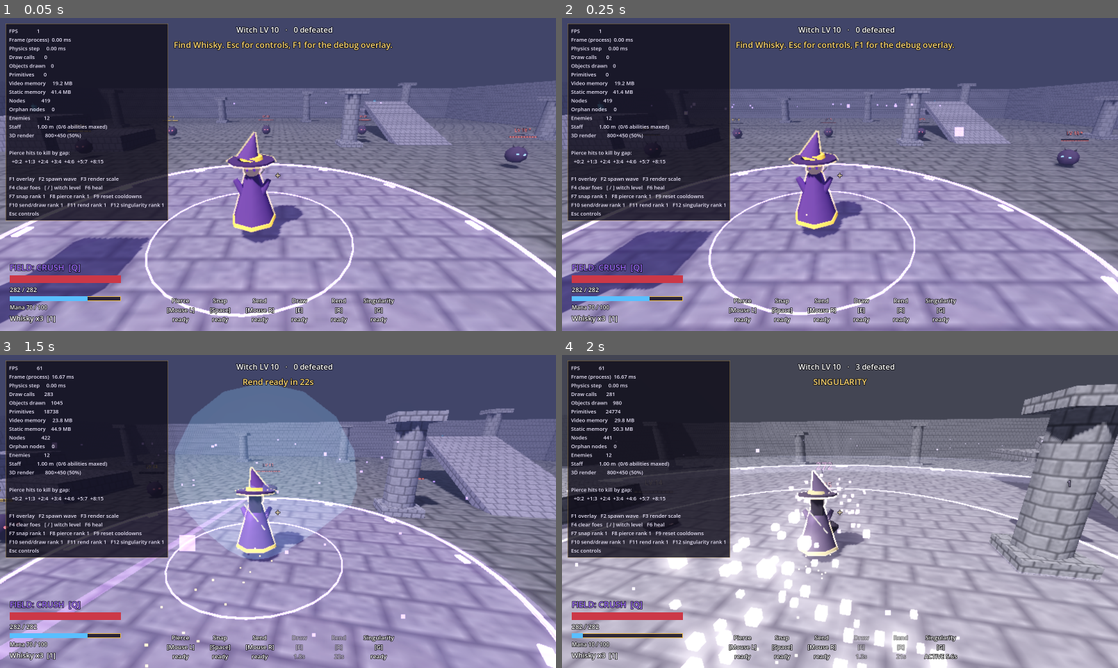
Above: before the commit, frames 1-4 (two rows, left to right).
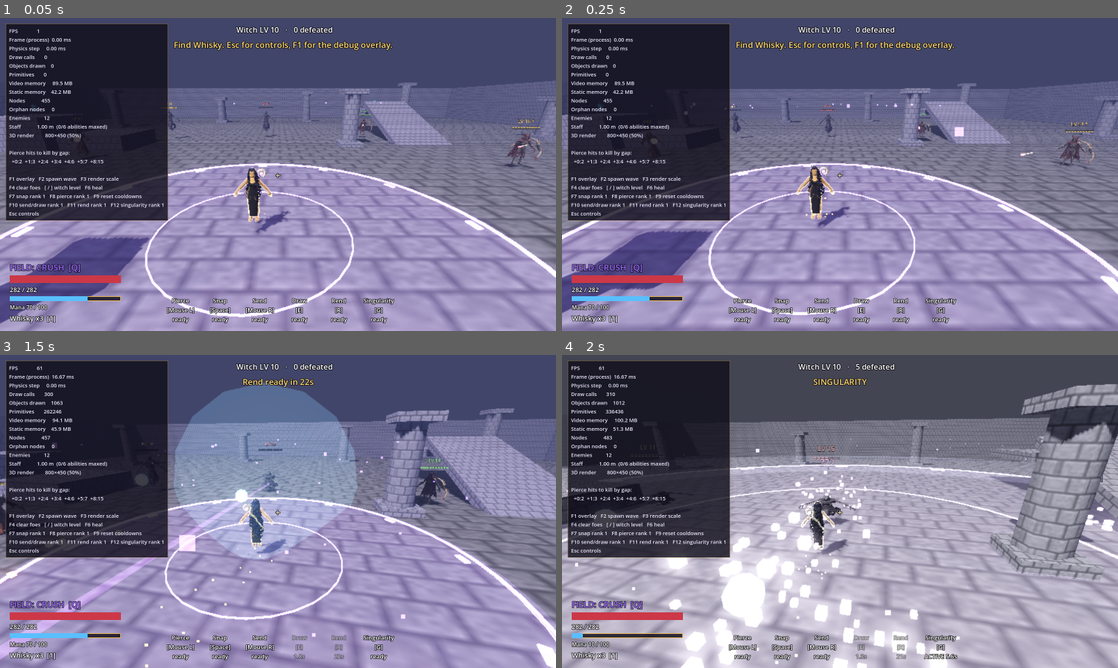
Above: after the commit, the same moments.

Repository: neonamagashi/Lag-9
Game: Godot game, scene res://scenes/main.tscn
Two runs of this game, one before a commit and one after it. Both use one fixed random seed, a clock stepped at 60 frames per second and the inputs below.
Inputs (mouse positions are in pixels of both pictures, inside the frame that each line leads up to):
- Up to frame 1 (0.05 s): no input
- Up to frame 2 (0.25 s): no input
- Up to frame 3 (1.5 s): tap Enter at 0.5 s; move the mouse to (305, 511) at 0.52 s; hold E (draw) 0.53-1.28 s; hold W (move_forward) from 0.53 s (still down); click (305, 511) at 0.67 s; tap R (rend) at 0.8, 1.35 s; move the mouse to (250, 511) at 1.27 s
- Up to frame 4 (2 s): keep holding W (move_forward); tap G (singularity) at 1.55 s

The runs differ from the first frame. In frame 1, 2.9% of the frame differs, in the area x 8-98%, y 20-72%; in frame 2, 2.8%; in frame 3, 2.5%; in frame 4, 3.4%, in the area x 5-100%, y 2-84%.

Commit message:
New witch body and hair, five enemy types with ranged attacks
Witch
- Bald quad-remeshed body oriented and scaled through its file transform
  (mesh, quads and all material maps untouched); slit texture fixed and
  scalp painted hair-colored
- Curly wig reduced from 1.4M to 6k triangles, flipped and fitted to her
  head; sways with a vertex shader (trails movement, droops in Crush,
  floats up and out in Lift); dimmer aura on the hair
- Old witch models removed; staff path updated

Enemies
- Gnawling, Glutton, Acolyte, Seer and Archer loaded from their models and
  fitted at load (turned, scaled to set heights, grounded); bow reduced
  from 1.4M to 3k triangles and placed in the archer's hand
- Types in scripts/enemy_types.gd: melee swarmer and tank; ranged casters
  that hold distance and strafe
- Projectiles: fireballs and arrows are physical and crushed by her field,
  void bolts home in and pass through
- Four new synthesized sounds for casting, shooting and crushed shots
- Mislabeled binary .gltf files renamed to .glb; rigger FBX zips moved into
  ignored rigger/ folders

Co-Authored-By: Claude Opus 5.5 <noreply@anthropic.com>
Claude-Session: https://claude.ai/code/session_01GkKTZaziSRn9Wa4MEgFswF

Diff:
--- a/scripts/balance_config.gd
+++ b/scripts/balance_config.gd
@@ -149,6 +149,7 @@
 @export var sway_inertia: float = 0.035
 @export var sway_stiffness: float = 60.0
 @export var sway_damping: float = 7.0
+@export var split_hair_sway_amount: float = 0.3
 @export var hat_sway_amount: float = 0.14
 @export var hair_sway_amount: float = 0.07
 
--- a/scripts/enemy.gd
+++ b/scripts/enemy.gd
@@ -5,6 +5,8 @@
 static var _mats := {}
 
 var level := 1
+var kind := "imp"
+var cfg: Dictionary = {}
 var max_hp := 100.0
 var hp := 100.0
 var magical := false
@@ -29,10 +31,12 @@
 var _rend_total := 1.0
 var _rend_lift := false
 var _rend_shards := false
-
-
-func setup(lvl: int) -> Enemy:
+var _strafe_sign := 1.0
+
+
+func setup(lvl: int, enemy_kind := "imp") -> Enemy:
 	level = maxi(1, lvl)
+	kind = enemy_kind
 	magical = randf() < Game.balance.mana_creature_chance
 	return self
 
@@ -41,33 +45,90 @@
 	add_to_group("enemies")
 	collision_layer = 4
 	collision_mask = 1 | 4
-	max_hp = Game.hp_for_level(level)
+	cfg = EnemyTypes.config(kind)
+	max_hp = Game.hp_for_level(level) * float(cfg["hp_mult"])
 	hp = max_hp
 	_phase = randf() * TAU
+	_strafe_sign = 1.0 if randf() < 0.5 else -1.0
 	_ground_y = global_position.y
+	var h := float(cfg["height"])
+	var r := float(cfg["radius"])
 	var col := CollisionShape3D.new()
 	var cap := CapsuleShape3D.new()
-	cap.radius = 0.45
-	cap.height = 1.3
+	cap.radius = r
+	cap.height = maxf(h * 0.95, r * 2.0 + 0.05)
 	col.shape = cap
-	col.position.y = 0.65
+	col.position.y = cap.height * 0.5
 	add_child(col)
-	_ensure_shared()
 	_model = Node3D.new()
 	add_child(_model)
+	var model_path: String = cfg["model"]
+	if model_path != "" and ResourceLoader.exists(model_path):
+		var body := _fit_model((load(model_path) as PackedScene).instantiate(), h)
+		_model.add_child(body)
+		var extra: String = cfg["extra"]
+		if extra != "" and ResourceLoader.exists(extra):
+			_attach_bow((load(extra) as PackedScene).instantiate(), body)
+	else:
+		_build_blob()
+	_label = Label3D.new()
+	_label.billboard = BaseMaterial3D.BILLBOARD_ENABLED
+	_label.font_size = 40
+	_label.outline_size = 8
+	_label.pixel_size = 0.007
+	_label.position.y = h + float(cfg["hover"]) + 0.4
+	add_child(_label)
+
+
+func _build_blob() -> void:
+	_ensure_shared()
 	var eye_mat: Material = _mats.eye_magic if magical else _mats.eye
 	Art.mesh(_meshes.body, _mats.body, Vector3(0, 0.5, 0), _model)
 	Art.mesh(_meshes.horn, _mats.horn, Vector3(-0.2, 0.92, 0), _model).rotation.z = 0.45
 	Art.mesh(_meshes.horn, _mats.horn, Vector3(0.2, 0.92, 0), _model).rotation.z = -0.45
 	Art.mesh(_meshes.eye, eye_mat, Vector3(-0.15, 0.6, 0.4), _model)
 	Art.mesh(_meshes.eye, eye_mat, Vector3(0.15, 0.6, 0.4), _model)
-	_label = Label3D.new()
-	_label.billboard = BaseMaterial3D.BILLBOARD_ENABLED
-	_label.font_size = 40
-	_label.outline_size = 8
-	_label.pixel_size = 0.007
-	_label.position.y = 1.75
-	add_child(_label)
+
+
+func _fit_model(inst: Node3D, height: float) -> Node3D:
+	var holder := Node3D.new()
+	holder.add_child(inst)
+	inst.rotation.y = -PI / 2.0
+	var box := _local_aabb(holder)
+	if box.size.y > 0.0001:
+		var k := height / box.size.y
+		inst.scale = Vector3.ONE * k
+		box = _local_aabb(holder)
+		inst.position = Vector3(-box.get_center().x, -box.position.y, -box.get_center().z)
+	return holder
+
+
+func _local_aabb(root: Node3D) -> AABB:
+	var box := AABB()
+	var first := true
+	for node in root.find_children("*", "MeshInstance3D", true, false):
+		var mi: MeshInstance3D = node
+		var xf := Transform3D.IDENTITY
+		var n: Node = mi
+		while n != root and n is Node3D:
+			xf = (n as Node3D).transform * xf
+			n = n.get_parent()
+		var b := xf * mi.get_aabb()
+		box = b if first else box.merge(b)
+		first = false
+	return box
+
+
+func _attach_bow(bow: Node3D, body: Node3D) -> void:
+	var box := _local_aabb(body)
+	var holder := Node3D.new()
+	holder.add_child(bow)
+	var bb := _local_aabb(holder)
+	var k := float(cfg["height"]) * 0.7 / maxf(bb.size.y, 0.001)
+	bow.scale = Vector3.ONE * k
+	holder.position = Vector3(box.end.x - 0.06, float(cfg["height"]) * 0.5, 0.06)
+	holder.rotation.y = PI / 2.0
+	body.add_child(holder)
 
 
 static func _ensure_shared() -> void:
@@ -109,7 +170,7 @@
 func knock(v: Vector3, stun: float) -> void:
 	if _dead:
 		return
-	var resist := 1.0 / (1.0 + maxf(0.0, gap()) * Game.balance.knock_resist_per_gap)
+	var resist := 1.0 / ((1.0 + maxf(0.0, gap()) * Game.balance.knock_resist_per_gap) * float(cfg.get("mass", 1.0)))
 	_knock_vel = Vector3(v.x, 0, v.z) * resist
 	_knock_t = 0.7
 	_stun_t = maxf(_stun_t, stun)
@@ -276,8 +337,19 @@
 		_knock_vel *= exp(-2.5 * delta)
 	else:
 		var hv := Vector3.ZERO
-		if d > b.enemy_attack_range * 0.85 and lift_to <= 1.0 and _stun_t <= 0.0:
-			hv = dir * b.enemy_speed * speed_mult * ts
+		var spd := float(cfg["speed"])
+		if lift_to <= 1.0 and _stun_t <= 0.0:
+			if cfg["ranged"]:
+				var keep := float(cfg["keep_range"])
+				if d > keep + 2.0:
+					hv = dir * spd
+				elif d < keep - 3.0:
+					hv = -dir * spd * 0.8
+				else:
+					hv = dir.cross(Vector3.UP) * spd * 0.45 * _strafe_sign
+			elif d > float(cfg["attack_range"]) * 0.85:
+				hv = dir * spd
+			hv *= speed_mult * ts
 		velocity.x = move_toward(velocity.x, hv.x, 30.0 * delta)
 		velocity.z = move_toward(velocity.z, hv.z, 30.0 * delta)
 		if d > 0.01 and lift_to <= 1.0:
@@ -300,17 +372,36 @@
 			_airborne = false
 		_ground_y = global_position.y
 
-	if can_attack and d < b.enemy_attack_range and _attack_cd <= 0.0 and not _airborne:
-		_attack_cd = b.enemy_attack_cooldown
+	var dmg := b.enemy_hit_pct * Game.witch_max_hp() * pow(b.level_growth, g) * float(cfg["dmg_mult"])
+	if cfg["ranged"]:
+		if can_attack and d < float(cfg["fire_range"]) and _attack_cd <= 0.0 and not _airborne:
+			_attack_cd = float(cfg["cooldown"]) * randf_range(0.85, 1.15)
+			_fire(w, dmg)
+	elif can_attack and d < float(cfg["attack_range"]) and _attack_cd <= 0.0 and not _airborne:
+		_attack_cd = float(cfg["cooldown"])
 		_lunge = 1.0
-		Sfx.play("enemy_attack", global_position, 0.15, -4.0)
-		var dmg := b.enemy_hit_pct * Game.witch_max_hp() * pow(b.level_growth, g)
+		Sfx.play("enemy_attack", global_position, 0.15, -4.0 if kind != "glutton" else 2.0)
 		w.take_damage(dmg, "melee")
 
 	_squash = lerpf(_squash, target_squash, minf(1.0, delta * 10.0))
 	_model.scale = Vector3(1.0 + (1.0 - _squash) * 0.5, _squash, 1.0 + (1.0 - _squash) * 0.5)
-	_model.position = Vector3(randf_range(-shake, shake), 0, randf_range(-shake, shake)) + Vector3(0, 0, _lunge * 0.4).rotated(Vector3.UP, _model.rotation.y)
+	var hover := float(cfg["hover"])
+	if hover > 0.0:
+		hover += sin(Time.get_ticks_msec() * 0.0025 + _phase) * 0.08
+	_model.position = Vector3(randf_range(-shake, shake), hover, randf_range(-shake, shake)) + Vector3(0, 0, _lunge * 0.4).rotated(Vector3.UP, _model.rotation.y)
 	_tick_labels(delta, g)
+
+
+func _fire(w: Witch, dmg: float) -> void:
+	var proj_kind: String = cfg["projectile"]
+	var h := float(cfg["height"])
+	var facing := Vector3(sin(_model.rotation.y), 0, cos(_model.rotation.y))
+	var from := global_position + Vector3(0, h * 0.62 + float(cfg["hover"]), 0) + facing * 0.5
+	var p := Projectile.new().launch(proj_kind, from, w.field_center(), dmg)
+	get_parent().add_child(p)
+	p.global_position = from
+	_lunge = 0.6
+	Sfx.play({"fireball": "fireball_cast", "void": "void_cast", "arrow": "arrow_shot"}.get(proj_kind, "whiff"), from, 0.1, -2.0)
 
 
 func _check_knock_collisions(speed: float) -> void:
--- /dev/null
+++ b/scripts/enemy_types.gd
@@ -0,0 +1,58 @@
+class_name EnemyTypes
+extends RefCounted
+
+const DEFAULTS := {
+	"model": "",
+	"extra": "",
+	"height": 1.0,
+	"hp_mult": 1.0,
+	"speed": 3.4,
+	"mass": 1.0,
+	"radius": 0.45,
+	"ranged": false,
+	"attack_range": 1.7,
+	"keep_range": 10.0,
+	"fire_range": 18.0,
+	"projectile": "",
+	"dmg_mult": 1.0,
+	"cooldown": 1.2,
+	"hover": 0.0,
+}
+
+const TYPES := {
+	"imp": {},
+	"gnawling": {
+		"model": "res://models/gnawling/gnawling.glb",
+		"height": 0.65, "hp_mult": 0.6, "speed": 4.8, "mass": 0.6, "radius": 0.3,
+		"attack_range": 1.3, "dmg_mult": 0.6, "cooldown": 0.8,
+	},
+	"glutton": {
+		"model": "res://models/glutton/glutton.glb",
+		"height": 3.0, "hp_mult": 3.0, "speed": 2.1, "mass": 3.0, "radius": 0.95,
+		"attack_range": 2.8, "dmg_mult": 2.2, "cooldown": 2.0,
+	},
+	"acolyte": {
+		"model": "res://models/acolyte/acolyte.glb",
+		"height": 1.8, "hp_mult": 0.9, "speed": 2.8, "radius": 0.4,
+		"ranged": true, "keep_range": 9.0, "fire_range": 16.0, "projectile": "fireball",
+		"dmg_mult": 0.9, "cooldown": 2.4,
+	},
+	"seer": {
+		"model": "res://models/seer/seer.glb",
+		"height": 2.3, "hp_mult": 1.1, "speed": 2.2, "radius": 0.4,
+		"ranged": true, "keep_range": 11.0, "fire_range": 18.0, "projectile": "void",
+		"dmg_mult": 1.0, "cooldown": 3.2, "hover": 0.35,
+	},
+	"archer": {
+		"model": "res://models/archer/archer.glb", "extra": "res://models/archer/bow.glb",
+		"height": 1.85, "hp_mult": 0.8, "speed": 3.0, "radius": 0.4,
+		"ranged": true, "keep_range": 14.0, "fire_range": 24.0, "projectile": "arrow",
+		"dmg_mult": 0.8, "cooldown": 1.9,
+	},
+}
+
+
+static func config(kind: String) -> Dictionary:
+	var out: Dictionary = DEFAULTS.duplicate()
+	out.merge(TYPES.get(kind, {}), true)
+	return out
--- a/scripts/main.gd
+++ b/scripts/main.gd
@@ -1,6 +1,12 @@
 extends Node3D
 
-const WAVE_GAPS := [-3, -2, -1, 0, 0, 1, 2, 3, 4, 5, 6, 8]
+const WAVE := [
+	["gnawling", -3], ["gnawling", -2], ["gnawling", -1], ["gnawling", 0],
+	["glutton", 3], ["glutton", 6],
+	["acolyte", 0], ["acolyte", 2],
+	["seer", 1], ["seer", 5],
+	["archer", 0], ["archer", 4],
+]
 
 var witch: Witch
 var rig: CameraRig
@@ -40,10 +46,10 @@
 
 func spawn_wave() -> void:
 	var lvl := Game.balance.witch_level
-	for i in WAVE_GAPS.size():
-		var a := TAU * i / WAVE_GAPS.size() + randf_range(-0.15, 0.15)
+	for i in WAVE.size():
+		var a := TAU * i / WAVE.size() + randf_range(-0.15, 0.15)
 		var r := randf_range(15.0, 22.0)
-		var e := Enemy.new().setup(lvl + WAVE_GAPS[i])
+		var e := Enemy.new().setup(lvl + int(WAVE[i][1]), str(WAVE[i][0]))
 		var flat := Vector3(witch.global_position.x + cos(a) * r, 0, witch.global_position.z + sin(a) * r)
 		e.position = flat.limit_length(34.0) + Vector3(0, 0.3, 0)
 		add_child(e)
@@ -62,7 +68,7 @@
 			debug.toggle()
 		KEY_F2:
 			spawn_wave()
-			hud.show_toast("Spawned a wave (gaps −3 to +8)")
+			hud.show_toast("Spawned a wave: gnawlings, gluttons, acolytes, seers, archers")
 		KEY_F3:
 			hud.show_toast("3D render scale %d%%" % int(debug.cycle_scale() * 100))
 		KEY_F4:
--- /dev/null
+++ b/scripts/projectile.gd
@@ -0,0 +1,112 @@
+class_name Projectile
+extends Node3D
+
+const SPEEDS := {"fireball": 11.0, "void": 7.0, "arrow": 26.0}
+const COLORS := {"fireball": Color(1.0, 0.5, 0.15), "void": Color(0.45, 0.95, 0.9), "arrow": Color(1.0, 0.25, 0.2)}
+
+static var _meshes := {}
+static var stats := {"fired": 0, "crushed": 0, "hit": 0}
+
+var kind := "fireball"
+var velocity := Vector3.ZERO
+var damage := 10.0
+var physical := true
+var _life := 5.0
+var _t := 0.0
+var _body: Node3D
+
+
+func launch(k: String, from: Vector3, target: Vector3, dmg: float) -> Projectile:
+	kind = k
+	damage = dmg
+	physical = kind != "void"
+	velocity = (target - from).normalized() * SPEEDS.get(kind, 10.0)
+	return self
+
+
+func _ready() -> void:
+	add_to_group("projectiles")
+	stats["fired"] += 1
+	_build()
+	if kind == "arrow" and velocity.length() > 0.01:
+		look_at(global_position + velocity, Vector3.UP if absf(velocity.normalized().y) < 0.95 else Vector3.RIGHT)
+
+
+func _build() -> void:
+	if _meshes.is_empty():
+		var orb := SphereMesh.new()
+		orb.radius = 0.18
+		orb.height = 0.36
+		orb.radial_segments = 8
+		orb.rings = 4
+		var shaft := BoxMesh.new()
+		shaft.size = Vector3(0.04, 0.04, 0.75)
+		var tip := BoxMesh.new()
+		tip.size = Vector3(0.08, 0.08, 0.12)
+		_meshes = {"orb": orb, "shaft": shaft, "tip": tip}
+	_body = Node3D.new()
+	add_child(_body)
+	var c: Color = COLORS.get(kind, Color.WHITE)
+	match kind:
+		"arrow":
+			Art.mesh(_meshes.shaft, Art.mat(Color(0.86, 0.82, 0.72)), Vector3.ZERO, _body)
+			Art.mesh(_meshes.tip, Art.glow(c, 1.0), Vector3(0, 0, -0.42), _body)
+		"void":
+			Art.mesh(_meshes.orb, Art.glow(Color(0.3, 0.1, 0.5), 1.0), Vector3.ZERO, _body)
+			var halo := Art.mesh(_meshes.orb, Art.glow(c, 0.6), Vector3.ZERO, _body)
+			halo.scale = Vector3.ONE * 1.6
+		_:
+			Art.mesh(_meshes.orb, Art.glow(c, 1.0), Vector3.ZERO, _body)
+			var core := Art.mesh(_meshes.orb, Art.glow(Color(1.0, 0.9, 0.5), 1.0), Vector3.ZERO, _body)
+			core.scale = Vector3.ONE * 0.55
+
+
+func _physics_process(delta: float) -> void:
+	var w := Game.witch
+	var dt := delta * Game.enemy_time_scale
+	_life -= dt
+	_t += dt
+	if _life <= 0.0 or not w:
+		queue_free()
+		return
+	if kind == "void":
+		var want := (w.field_center() - global_position).normalized() * float(SPEEDS["void"])
+		velocity = velocity.slerp(want, minf(1.0, 0.9 * dt))
+		_body.scale = Vector3.ONE * (1.0 + sin(_t * 12.0) * 0.15)
+	elif kind == "fireball":
+		_body.rotation += Vector3(4, 6, 0) * dt
+	var next := global_position + velocity * dt
+	var q := PhysicsRayQueryParameters3D.create(global_position, next, 1)
+	var hit := get_world_3d().direct_space_state.intersect_ray(q)
+	if hit:
+		_pop(hit.position, "projectile_crushed", -6.0)
+		return
+	global_position = next
+	if kind == "arrow" and velocity.length() > 0.01:
+		look_at(global_position + velocity, Vector3.UP if absf(velocity.normalized().y) < 0.95 else Vector3.RIGHT)
+	var dist := global_position.distance_to(w.field_center())
+	if physical and w.field_on and dist < w.field_radius():
+		_crushed(w)
+		return
+	if dist < 0.75:
+		stats["hit"] += 1
+		w.take_damage(damage, "projectile")
+		_pop(global_position, "impact", -4.0)
+
+
+func _crushed(w: Witch) -> void:
+	var c: Color = COLORS.get(kind, Color.WHITE)
+	if w.field_mode == Witch.FieldMode.LIFT:
+		Art.ring_pulse(get_parent(), global_position, Witch.LIFT_COLOR, 0.8, 0.25)
+	else:
+		Art.ring_pulse(get_parent(), global_position, Witch.CRUSH_COLOR, 0.8, 0.25)
+	Art.burst(get_parent(), global_position, c, 16)
+	Sfx.play("projectile_crushed", global_position, 0.1, -3.0)
+	stats["crushed"] += 1
+	queue_free()
+
+
+func _pop(pos: Vector3, sound: String, vol: float) -> void:
+	Art.burst(get_parent(), pos, COLORS.get(kind, Color.WHITE), 12)
+	Sfx.play(sound, pos, 0.1, vol)
+	queue_free()
--- a/scripts/witch.gd
+++ b/scripts/witch.gd
@@ -6,8 +6,11 @@
 
 enum FieldMode { CRUSH, LIFT }
 
-const MODEL_PATH := "res://models/witch.glb"
-const RIGGED_PATH := "res://models/witch_rigged.glb"
+const RIGGED_PATH := "res://models/witch/witch_rigged.glb"
+const BODY_PATH := "res://models/witch/witch_body.glb"
+const HAIR_PATH := "res://models/witch/witch_hair.glb"
+const HAIR_SHADER := preload("res://shaders/hair.gdshader")
+const HAIR_AURA_SHADER := preload("res://shaders/hair_aura.gdshader")
 const HAIR_CHAINS := [
 	["Hair_Back_1", "Hair_Back_4"],
 	["Hair_BackL_1", "Hair_BackL_4"],
@@ -18,7 +21,7 @@
 const BODY_SHADER := preload("res://shaders/witch_body.gdshader")
 const AURA_SHADER := preload("res://shaders/witch_aura.gdshader")
 const STAFF_SHADER := preload("res://shaders/staff.gdshader")
-const STAFF_PATH := "res://models/staff.glb"
+const STAFF_PATH := "res://models/witch/staff.glb"
 const STONE_LOCAL := Vector3(0, 0.354, 0)
 const CRUSH_COLOR := Color(0.62, 0.42, 1.0)
 const LIFT_COLOR := Color(0.36, 0.85, 1.0)
@@ -57,6 +60,9 @@
 var _aura_shader_mats: Array[ShaderMaterial] = []
 var _sway := Vector3.ZERO
 var _rigged := false
+var _split_model := false
+var _hair_mats: Array[ShaderMaterial] = []
+var _lift_amount := 0.0
 var _skeleton: Skeleton3D
 var _hair_sim: SpringBoneSimulator3D
 var _skel_unit := 1.0
@@ -713,11 +719,15 @@
 			if node.skin:
 				node.custom_aabb = AABB(Vector3(-1.5, -0.5, -1.5), Vector3(3, 3.5, 3))
 		_setup_hair_physics(inst)
-	elif ResourceLoader.exists(MODEL_PATH):
-		var scene: PackedScene = load(MODEL_PATH)
-		var inst := scene.instantiate()
-		_model.add_child(inst)
-		_apply_model_shaders(inst)
+	elif ResourceLoader.exists(BODY_PATH):
+		var body: Node3D = (load(BODY_PATH) as PackedScene).instantiate()
+		_model.add_child(body)
+		_apply_model_shaders(body)
+		_split_model = true
+		if ResourceLoader.exists(HAIR_PATH):
+			var hair: Node3D = (load(HAIR_PATH) as PackedScene).instantiate()
+			_model.add_child(hair)
+			_apply_hair_shaders(hair)
 	else:
 		_build_placeholder()
 	_build_staff()
@@ -824,6 +834,25 @@
 	_staff_glow.modulate.a = clampf(0.35 + 0.08 * maxed, 0.0, 0.9) * pulse
 
 
+func _apply_hair_shaders(root: Node) -> void:
+	for node in root.find_children("*", "MeshInstance3D", true, false):
+		var mi: MeshInstance3D = node
+		for i in mi.mesh.get_surface_count():
+			var src := mi.get_active_material(i) as BaseMaterial3D
+			var hair := ShaderMaterial.new()
+			hair.shader = HAIR_SHADER
+			if src and src.albedo_texture:
+				hair.set_shader_parameter("albedo_tex", src.albedo_texture)
+			var aura := ShaderMaterial.new()
+			aura.shader = HAIR_AURA_SHADER
+			aura.set_shader_parameter("aura_color", Color(GOLD, 0.12))
+			aura.set_shader_parameter("grow", 0.006)
+			hair.next_pass = aura
+			mi.set_surface_override_material(i, hair)
+			_hair_mats.append(hair)
+			_hair_mats.append(aura)
+
+
 func _apply_model_shaders(root: Node) -> void:
 	for node in root.find_children("*", "MeshInstance3D", true, false):
 		var mi: MeshInstance3D = node
@@ -939,8 +968,19 @@
 	_sway_vel *= exp(-b.sway_damping * delta)
 	_sway += _sway_vel * delta
 	var local := _model.global_basis.orthonormalized().inverse() * _sway
-	var hat_amt := 0.0 if _rigged else b.hat_sway_amount
-	var hair_amt := 0.0 if _rigged else b.hair_sway_amount
+	var hat_amt := 0.0 if (_rigged or _split_model) else b.hat_sway_amount
+	var hair_amt := 0.0 if (_rigged or _split_model) else b.hair_sway_amount
+	var lift_goal := 0.0
+	if field_on and field_mode == FieldMode.LIFT:
+		lift_goal = 1.5 if singularity_t > 0.0 else 1.0
+	_lift_amount = lerpf(_lift_amount, lift_goal, minf(1.0, delta * 3.0))
+	var hair_sway := local
+	if field_on and field_mode == FieldMode.LIFT:
+		hair_sway -= _model.global_basis.orthonormalized().inverse() * (Vector3.UP * b.sway_lift_bias)
+	for m in _hair_mats:
+		m.set_shader_parameter("sway", hair_sway)
+		m.set_shader_parameter("lift", _lift_amount)
+		m.set_shader_parameter("amount", b.split_hair_sway_amount)
 	for m in _body_mats:
 		m.set_shader_parameter("sway", local)
 		m.set_shader_parameter("hat_amount", hat_amt)
--- /dev/null
+++ b/shaders/hair.gdshader
@@ -0,0 +1,15 @@
+shader_type spatial;
+render_mode diffuse_lambert, specular_disabled, vertex_lighting, cull_disabled;
+
+#include "res://shaders/hair_deform.gdshaderinc"
+
+uniform sampler2D albedo_tex : source_color, filter_linear_mipmap;
+
+void vertex() {
+	VERTEX = hair_deform(VERTEX, TIME);
+}
+
+void fragment() {
+	ALBEDO = texture(albedo_tex, UV).rgb;
+	ROUGHNESS = 1.0;
+}
--- /dev/null
+++ b/shaders/hair_aura.gdshader
@@ -0,0 +1,16 @@
+shader_type spatial;
+render_mode unshaded, cull_front, blend_add, depth_draw_never;
+
+#include "res://shaders/hair_deform.gdshaderinc"
+
+uniform vec4 aura_color : source_color = vec4(1.0, 0.78, 0.25, 0.45);
+uniform float grow = 0.012;
+
+void vertex() {
+	VERTEX = hair_deform(VERTEX, TIME) + NORMAL * grow;
+}
+
+void fragment() {
+	ALBEDO = aura_color.rgb;
+	ALPHA = aura_color.a;
+}
--- /dev/null
+++ b/tests/enemy_shot.gd
@@ -0,0 +1,36 @@
+extends Node
+
+var main: Node
+var frames := 0
+
+
+func _ready() -> void:
+	main = load("res://scenes/main.tscn").instantiate()
+	add_child(main)
+
+
+func _process(_delta: float) -> void:
+	frames += 1
+	var w: Witch = Game.witch
+	if frames == 2:
+		get_tree().call_group("enemies", "queue_free")
+		main.debug.toggle()
+		w.field_on = false
+		w.global_position = Vector3(0, 0.2, 6)
+		w.reset_physics_interpolation()
+		var kinds := ["gnawling", "glutton", "acolyte", "seer", "archer"]
+		for i in kinds.size():
+			var e := Enemy.new().setup(Game.balance.witch_level, kinds[i])
+			e.position = Vector3(-6 + i * 3.0, 0.3, 0)
+			main.add_child(e)
+		Game.enemy_time_scale = 0.0
+		w.rig.yaw = 0.0
+		w.rig.pitch = -0.18
+		w.rig.arm.spring_length = 7.0
+	if frames == 40:
+		for e in get_tree().get_nodes_in_group("enemies"):
+			e._model.rotation.y = 0.0
+	if frames == 60:
+		get_viewport().get_texture().get_image().save_png(OS.get_environment("SHOT_DIR") + "/enemies_lineup.png")
+		print("saved")
+		get_tree().quit()
--- /dev/null
+++ b/tests/enemy_shot.tscn
@@ -0,0 +1,6 @@
+[gd_scene load_steps=2 format=3]
+
+[ext_resource type="Script" path="res://tests/enemy_shot.gd" id="1"]
+
+[node name="EnemyShot" type="Node"]
+script = ExtResource("1")
--- /dev/null
+++ b/tests/enemy_test.gd
@@ -0,0 +1,57 @@
+extends Node
+
+var main: Node
+var frames := 0
+var by_kind := {}
+
+
+func _ready() -> void:
+	main = load("res://scenes/main.tscn").instantiate()
+	add_child(main)
+
+
+func _reset_stats() -> void:
+	for k in Projectile.stats:
+		Projectile.stats[k] = 0
+
+
+func _place(kind: String, gap: int, pos: Vector3) -> Enemy:
+	var e := Enemy.new().setup(Game.balance.witch_level + gap, kind)
+	e.position = pos
+	main.add_child(e)
+	return e
+
+
+func _physics_process(_delta: float) -> void:
+	frames += 1
+	var w: Witch = Game.witch
+	match frames:
+		3:
+			get_tree().call_group("enemies", "queue_free")
+			w.global_position = Vector3(0, 0.2, 0)
+			w.reset_physics_interpolation()
+		5:
+			for k in ["gnawling", "glutton", "acolyte", "seer", "archer"]:
+				var e := _place(k, 6 if k == "glutton" else 5, Vector3(randf_range(-3, 3), 0.3, -18 - randf_range(0, 4)))
+				var box: AABB = e._local_aabb(e._model)
+				by_kind[k] = e
+				print("%-9s fitted height %.2f m  width %.2f  hp %d  collider r %.2f" % [k, box.size.y, maxf(box.size.x, box.size.z), int(e.max_hp), float(e.cfg["radius"])])
+			_reset_stats()
+			w.reset_stats()
+			w.field_on = true
+		600:
+			print("FIELD ON 10s: projectiles fired %d, crushed by field %d, hit witch %d; witch hp %d/%d" % [Projectile.stats["fired"], Projectile.stats["crushed"], Projectile.stats["hit"], int(w.hp), int(Game.witch_max_hp())])
+			for k in by_kind:
+				var e: Enemy = by_kind[k]
+				if is_instance_valid(e) and not e.is_dead():
+					print("   %-9s distance to witch %.1f m" % [k, Vector2(e.global_position.x, e.global_position.z).distance_to(Vector2(w.global_position.x, w.global_position.z))])
+			_reset_stats()
+			w.reset_stats()
+			w.field_on = false
+		1200:
+			print("FIELD OFF 10s: projectiles fired %d, crushed %d, hit witch %d; witch hp %d/%d" % [Projectile.stats["fired"], Projectile.stats["crushed"], Projectile.stats["hit"], int(w.hp), int(Game.witch_max_hp())])
+			get_tree().call_group("enemies", "queue_free")
+			get_tree().call_group("projectiles", "queue_free")
+		1240:
+			print("orphans: ", Performance.get_monitor(Performance.OBJECT_ORPHAN_NODE_COUNT))
+			get_tree().quit()
--- /dev/null
+++ b/tests/enemy_test.tscn
@@ -0,0 +1,6 @@
+[gd_scene load_steps=2 format=3]
+
+[ext_resource type="Script" path="res://tests/enemy_test.gd" id="1"]
+
+[node name="EnemyTest" type="Node"]
+script = ExtResource("1")
--- a/tests/hair_shot.gd
+++ b/tests/hair_shot.gd
@@ -16,11 +16,10 @@
 		get_tree().call_group("enemies", "queue_free")
 		main.debug.toggle()
 		main.hud.visible = false
-		w.rig.arm.spring_length = 2.6
+		w.rig.arm.spring_length = 3.4
 		w.rig.yaw = PI * 0.5
 		w.rig.pitch = -0.08
 		w.rig.position.y += 0.0
-		print("colliders: ", w._hair_sim.get_child_count())
 	if frames == 70:
 		_save("hair_crush")
 		w.field_mode = Witch.FieldMode.LIFT
Not shown, added: audio/sfx/arrow_shot.wav.import
Not shown, added: audio/sfx/fireball_cast.wav.import
Not shown, added: audio/sfx/projectile_crushed.wav.import
Not shown, added: audio/sfx/void_cast.wav.import
Renamed: models/acolyte/acolyte_segmentation.glb -> models/acolyte/acolyte.glb
Not shown, added: models/acolyte/acolyte.glb.import
Binary file added: models/acolyte/acolyte_0.png
Not shown, added: models/acolyte/acolyte_0.png.import
Binary file added: models/acolyte/acolyte_1.jpg
Not shown, added: models/acolyte/acolyte_1.jpg.import
Binary file added: models/acolyte/acolyte_10.jpg
Not shown, added: models/acolyte/acolyte_10.jpg.import
(and 205 more such lines)
